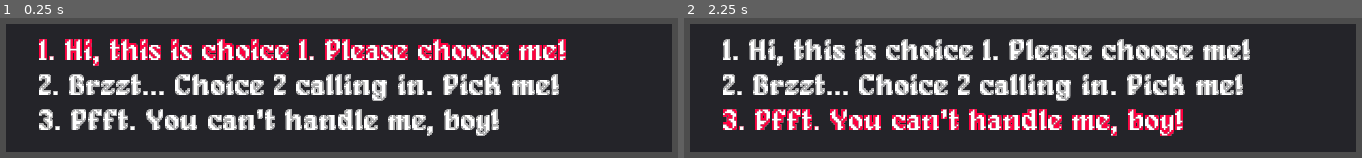
Above: before the commit, frames 1-2 (left to right).
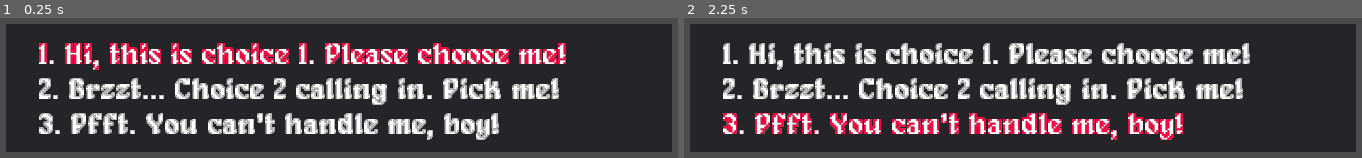
Above: after the commit, the same moments.

Repository: panorb/ludum-dare-51
Game: Godot game, scene res://gui/dialogue/ChoiceBox.tscn
The game is run twice, just before and just after one commit, with the same random seed, the same clock (stepped at 60 frames per second) and the same inputs. This scene is started directly instead of the project's main scene.
Inputs:
- Up to frame 1 (0.25 s): no input
- Up to frame 2 (2.25 s): tap Enter (option_select) at 0.5, 2 s; hold Up (ui_up) 0.53-1.28 s; tap Space at 1.25 s; hold Down (ui_down) 1.28-2.03 s; hold Up (ui_up) from 2.03 s (still down)

The runs differ from the first frame. In frame 1, 17% of the frame differs, in the area x 5-84%, y 15-88%; in frame 2, 17%.

Commit message:
Fixed non-centered margin of ChoiceBox

Diff:
--- a/godot/gui/dialogue/ChoiceBox.tscn
+++ b/godot/gui/dialogue/ChoiceBox.tscn
@@ -49,7 +49,7 @@
 anchor_right = 0.5
 anchor_bottom = 0.5
 margin_left = -180.0
-margin_top = -30.0
+margin_top = -28.0
 margin_right = 180.0
 margin_bottom = 27.0
 size_flags_horizontal = 3
